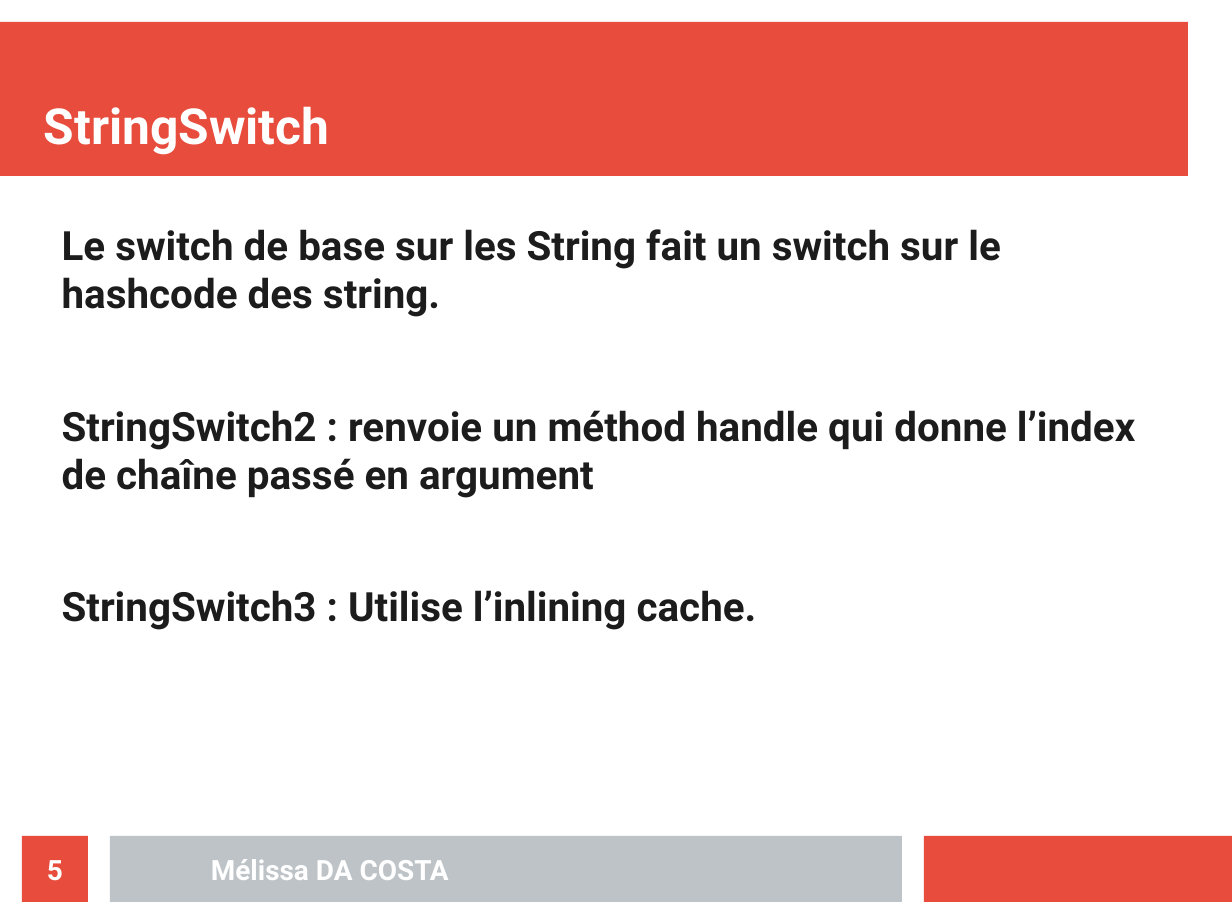
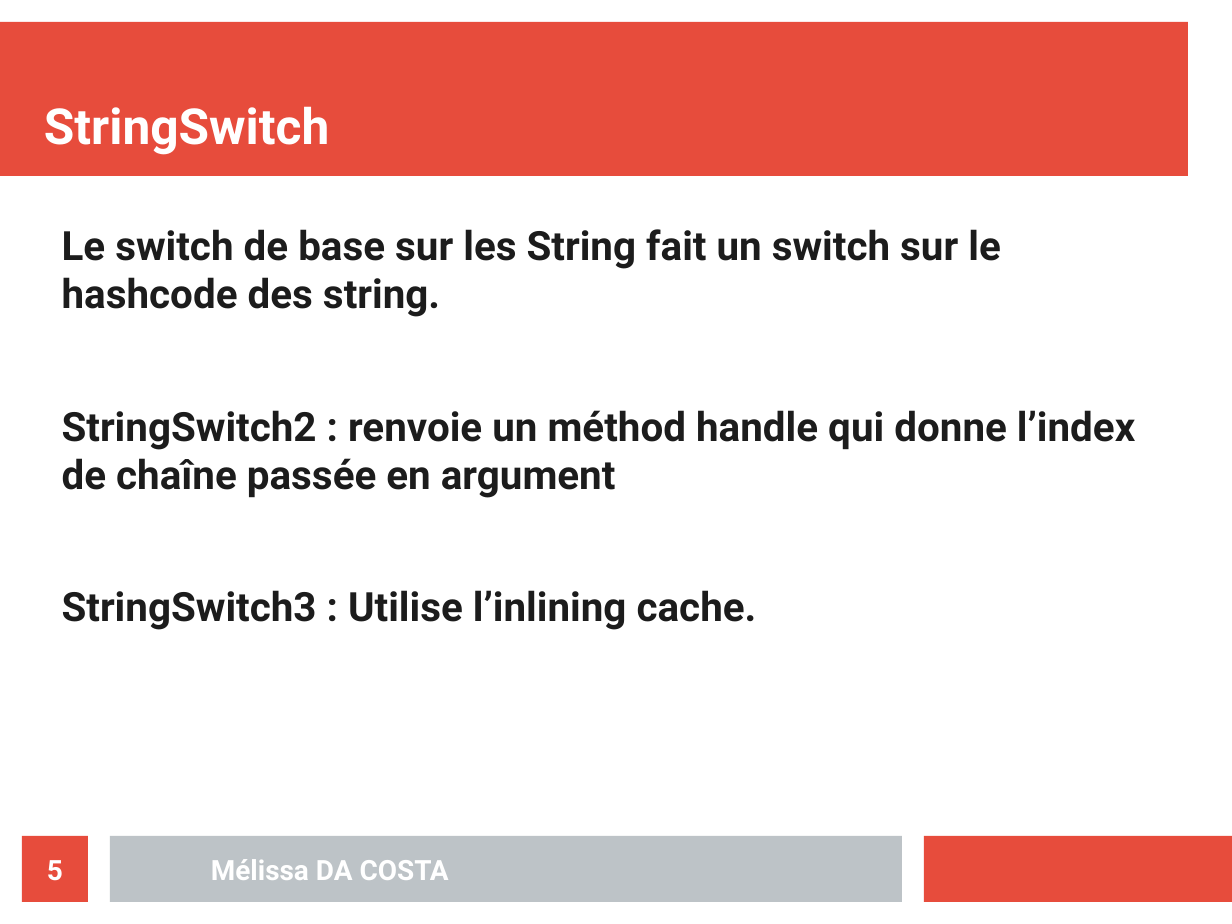
Before and after one commit to MelissaDaCosta/java-inside, a slide deck: slide 5 of lab5/Mélissa_DA_COSTA_slides_TP05.odp. Drawn at 1232x924 pixels with LibreOffice and Linux fonts; fonts in the diff are those of the drawing. Boxes give left, top, right and bottom in pixels: in the first picture for what was removed or moved away, otherwise in the second. Text is boxed around its words. In the diff, an @@ line names an element or a change of style, - is before the commit and + after.

```diff
--- a/lab5/Mélissa_DA_COSTA_slides_TP05.odp
+++ b/lab5/Mélissa_DA_COSTA_slides_TP05.odp
@@ text at <box>62,410,1135,498</box>: text changed @@
-StringSwitch2 : renvoie un méthod handle qui donne l’index de chaîne passé en argument
+StringSwitch2 : renvoie un méthod handle qui donne l’index de chaîne passée en argument
```
Also in this commit, not shown: 1 other slide changed, 6 other files.
